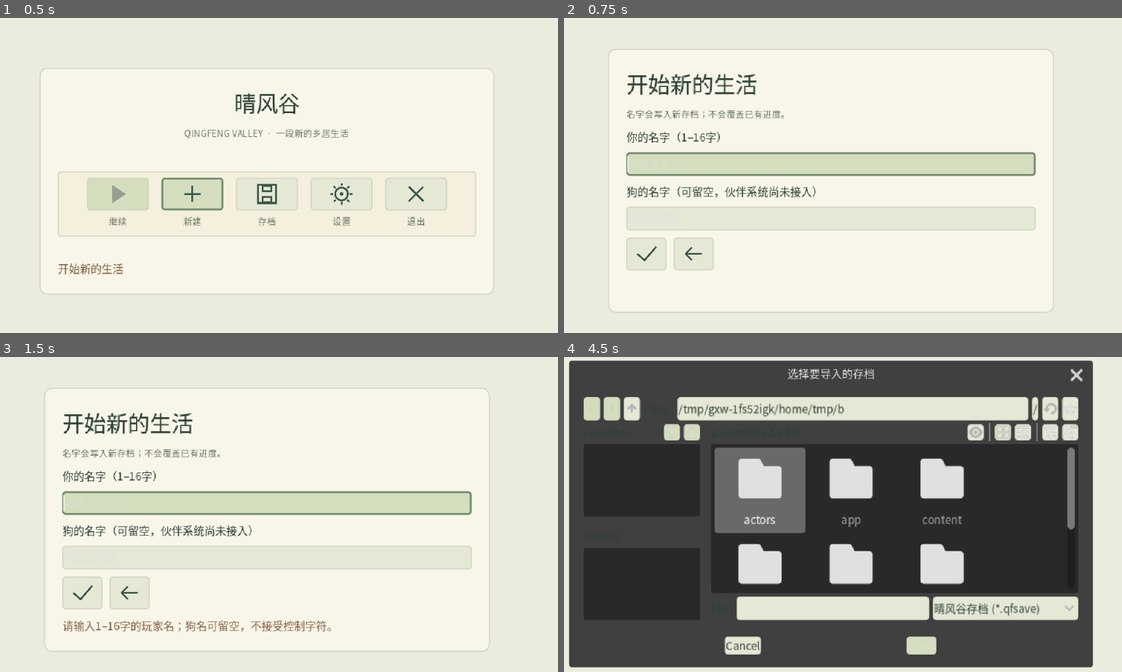
Above: before the commit, frames 1-4 (two rows, left to right).
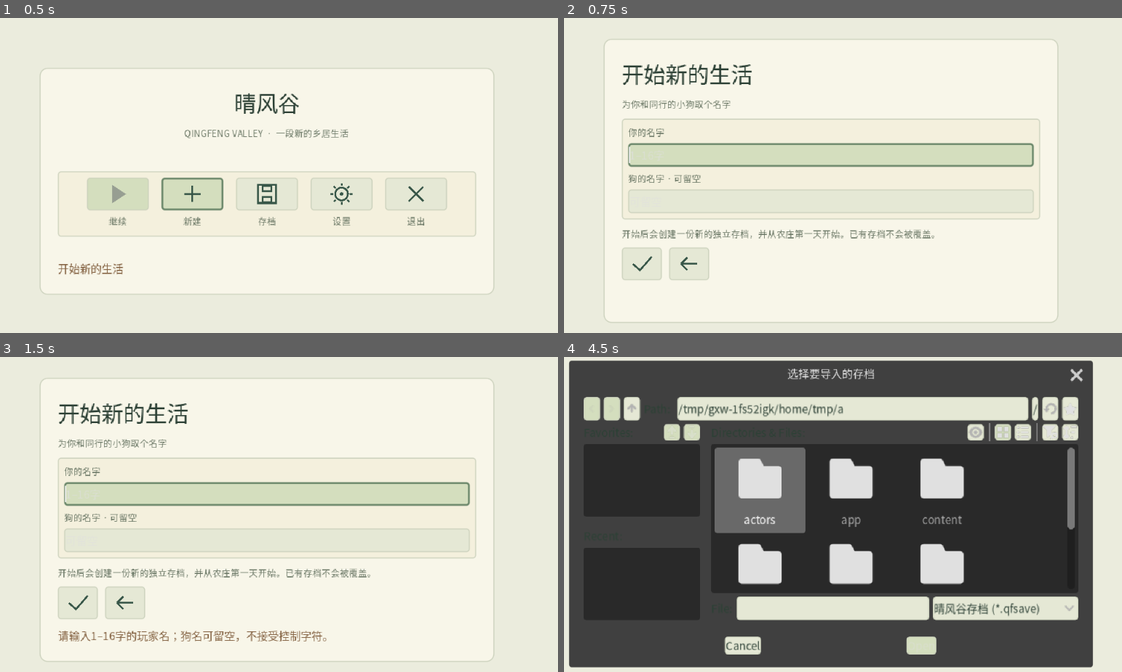
Above: after the commit, the same moments.

Repository: natefox2017/qingfeng
Game: Godot game, scene res://app/main.tscn
Same seed, same stepped clock (60 frames per second), same inputs: the game is played once before the commit and once after it.
Inputs (mouse positions are in pixels of both pictures, inside the frame that each line leads up to):
- Up to frame 1 (0.5 s): no input
- Up to frame 2 (0.75 s): click (753, 194) at 0.52 s
- Up to frame 3 (1.5 s): click (83, 593) at 1.27 s
- Up to frame 4 (4.5 s): click (642, 602) at 2.02 s; click (692, 593) at 2.77 s; click (831, 533) at 3.52 s; click (647, 596) at 4.27 s

Frame 1 is identical in both runs. In frame 2, 10% of the frame differs, in the area x 7-89%, y 6-97%; in frame 3, 12%; in frame 4, less than 0.1%.

Commit message:
Formalize the new-game identity page (#57)
* Formalize the new-game identity page

* Add formal new-game page regression

* Keep new-game UI check in manual runtime suite

* Document formal new-game identity page

Diff:
--- /dev/null
+++ b/game/tests/new_game_ui_test.gd
@@ -0,0 +1,46 @@
+extends SceneTree
+
+const VIEW = preload("res://ui/pages/menu_view.gd")
+
+var checks := 0
+var failures := 0
+
+func check(condition: bool, label: String) -> void:
+	checks += 1
+	if not condition:
+		failures += 1
+		print("CHECK_FAIL new_game_ui ",label)
+
+func _initialize() -> void:
+	run.call_deferred()
+
+func run() -> void:
+	var view := VIEW.new()
+	root.add_child(view)
+	await process_frame
+
+	view.show_page("new_game",{
+		"player_name":"小禾",
+		"dog_name":"阿豆",
+		"error":""
+	})
+	await process_frame
+
+	check(view.title.text=="开始新的生活" and view.subtitle.text.contains("小狗"),"new-game page uses player-facing premise")
+	check(view.body.find_child("NewGameIdentity",true,false)!=null,"new-game identity fields share one section")
+	check(view.player_name!=null and view.player_name.name=="PlayerNameInput" and view.player_name.max_length==16,"player name keeps the authoritative length limit")
+	check(view.dog_name!=null and view.dog_name.name=="DogNameInput" and view.dog_name.max_length==16,"dog name keeps the authoritative length limit")
+	check(view.player_name.text=="小禾" and view.dog_name.text=="阿豆","new-game page projects current form values")
+	check(view.player_name.has_focus(),"player name receives initial focus")
+	check(view.player_name.accessibility_name=="玩家名字" and view.dog_name.accessibility_name.contains("可留空"),"identity inputs keep accessible names")
+	check(view.buttons.has("create") and view.buttons.has("back"),"new-game page keeps create and cancel actions")
+	check((view.buttons["create"] as Button).tooltip_text.contains("创建独立存档"),"create action explains real save semantics")
+	var page_text := ""
+	for child: Node in view.body.find_children("*","Label",true,false):
+		page_text += (child as Label).text+"\n"
+	check(page_text.contains("已有存档不会被覆盖") and not page_text.contains("尚未接入"),"new-game copy explains append-only behavior without engineering status")
+
+	view.queue_free()
+	await process_frame
+	print("NEW_GAME_UI_PASS checks=%d failures=%d" % [checks,failures])
+	quit(0 if failures==0 else 1)
--- a/game/ui/pages/menu_view.gd
+++ b/game/ui/pages/menu_view.gd
@@ -237,12 +237,19 @@
 				var caption:=label(String(entry[2]),cell);caption.horizontal_alignment=HORIZONTAL_ALIGNMENT_CENTER;UI_THEME.apply_text_role(caption,UI_THEME.ROLE_CAPTION)
 
 		"new_game":
-			title.text="开始新的生活";subtitle.text="名字会写入新存档；不会覆盖已有进度。"
-			label("你的名字（1–16字）")
-			player_name=LineEdit.new();player_name.max_length=16;player_name.placeholder_text="请输入名字";player_name.text=context.get("player_name","");body.add_child(player_name)
-			label("狗的名字（可留空，伙伴系统尚未接入）")
-			dog_name=LineEdit.new();dog_name.max_length=16;dog_name.placeholder_text="可稍后确定";dog_name.text=context.get("dog_name","");body.add_child(dog_name)
-			var actions:=row();button(actions,"create","accept","创建独立存档并进入农庄第一屏");button(actions,"back","back","返回标题，不创建存档")
+			title.text="开始新的生活";subtitle.text="为你和同行的小狗取个名字"
+			panel.custom_minimum_size=Vector2(500,286)
+			var identity_panel:=PanelContainer.new();identity_panel.name="NewGameIdentity";identity_panel.add_theme_stylebox_override("panel",UI_THEME.section_style());body.add_child(identity_panel)
+			var identity:=VBoxContainer.new();identity.add_theme_constant_override("separation",5);identity_panel.add_child(identity)
+
+			var player_label:=label("你的名字",identity);UI_THEME.apply_text_role(player_label,UI_THEME.ROLE_CAPTION)
+			player_name=LineEdit.new();player_name.name="PlayerNameInput";player_name.max_length=16;player_name.placeholder_text="1–16字";player_name.text=context.get("player_name","");player_name.tooltip_text="输入玩家名字，1–16字";player_name.accessibility_name="玩家名字";identity.add_child(player_name)
+
+			var dog_label:=label("狗的名字 · 可留空",identity);UI_THEME.apply_text_role(dog_label,UI_THEME.ROLE_CAPTION)
+			dog_name=LineEdit.new();dog_name.name="DogNameInput";dog_name.max_length=16;dog_name.placeholder_text="可留空";dog_name.text=context.get("dog_name","");dog_name.tooltip_text="输入狗的名字，可留空";dog_name.accessibility_name="狗的名字，可留空";identity.add_child(dog_name)
+
+			var save_note:=label("开始后会创建一份新的独立存档，并从农庄第一天开始。已有存档不会被覆盖。");save_note.autowrap_mode=TextServer.AUTOWRAP_WORD_SMART;UI_THEME.apply_text_role(save_note,UI_THEME.ROLE_CAPTION)
+			var actions:=row();button(actions,"create","accept","创建独立存档并进入农庄");button(actions,"back","back","返回标题，不创建存档")
 			player_name.grab_focus()
 		"load":
 			title.text="存档";subtitle.text="读取本机进度，或导入经过校验的 .qfsave 文件。"
Not shown, changed: docs/visual_and_ui.md
Not shown, changed: tools/runtime.py
